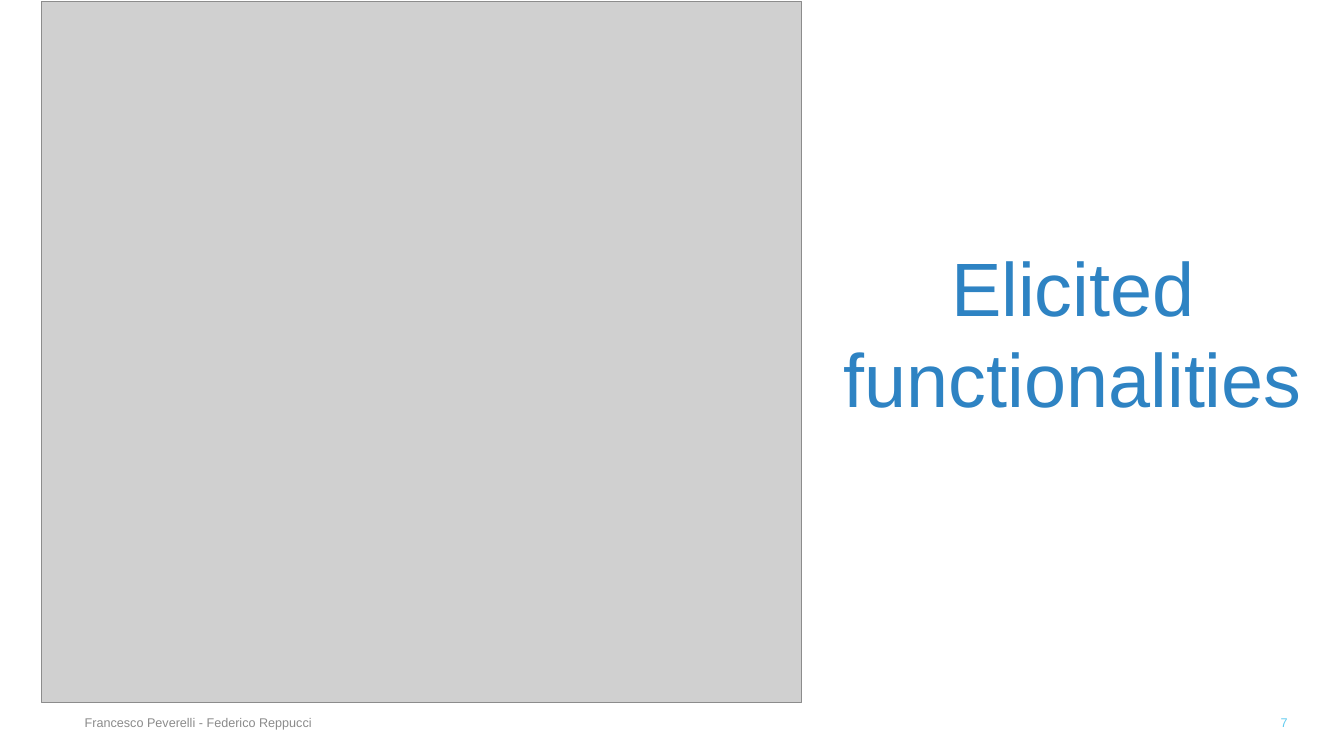
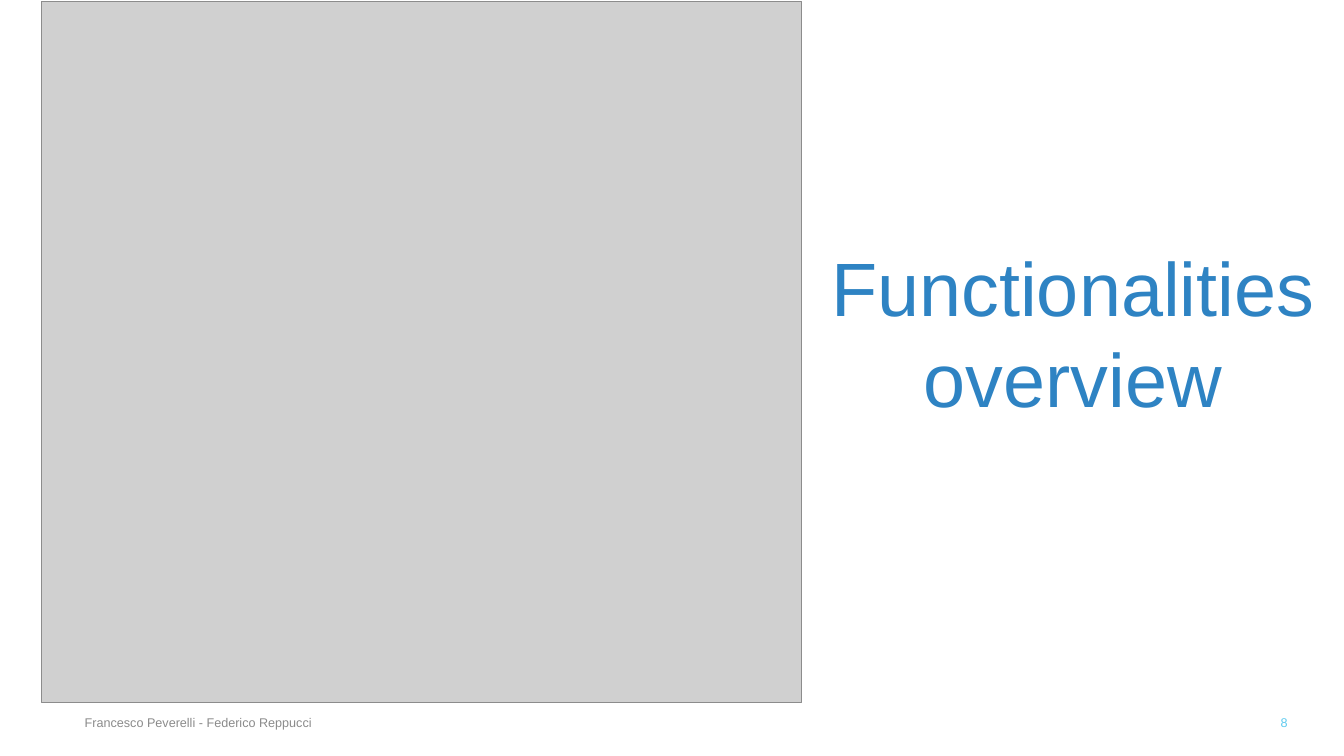
Before and after one commit to FedericoReppucci/ingsoft2, a slide deck: slide 8 of presentation/Final Presentazion/Final Presentation.pptx (slide 7 before the commit). Drawn at 1344x756 pixels with LibreOffice and Linux fonts; fonts in the diff are those of the drawing; grey boxes stand for pictures. Boxes give left, top, right and bottom in pixels: in the first picture for what was removed or moved away, otherwise in the second. Text is boxed around its words. In the diff, an @@ line names an element or a change of style, - is before the commit and + after.

```diff
--- a/presentation/Final Presentazion/Final Presentation.pptx
+++ b/presentation/Final Presentazion/Final Presentation.pptx
@@ title at (831,261,1314,408): text changed @@
-Elicited
-functionalities
+Functionalities
+overview
@@ page number at (1281,718,1288,727): text changed @@
-7
+8
```
Also in this commit, not shown: 6 other slides changed, 13 slides added, 9 other files.
